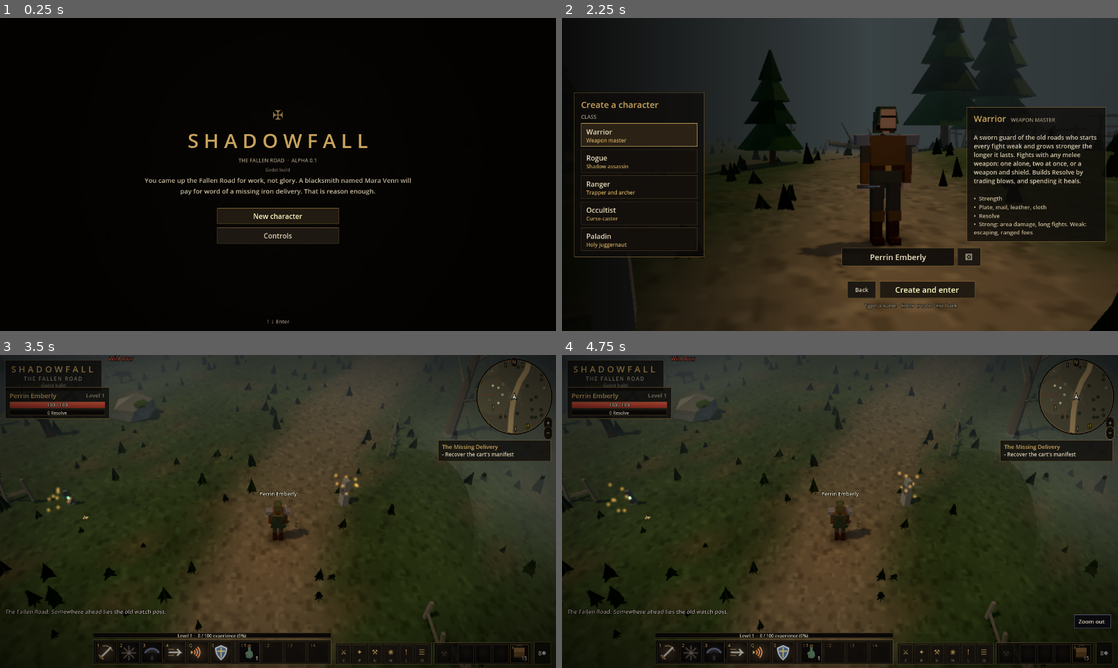
Above: before the commit, frames 1-4 (two rows, left to right).
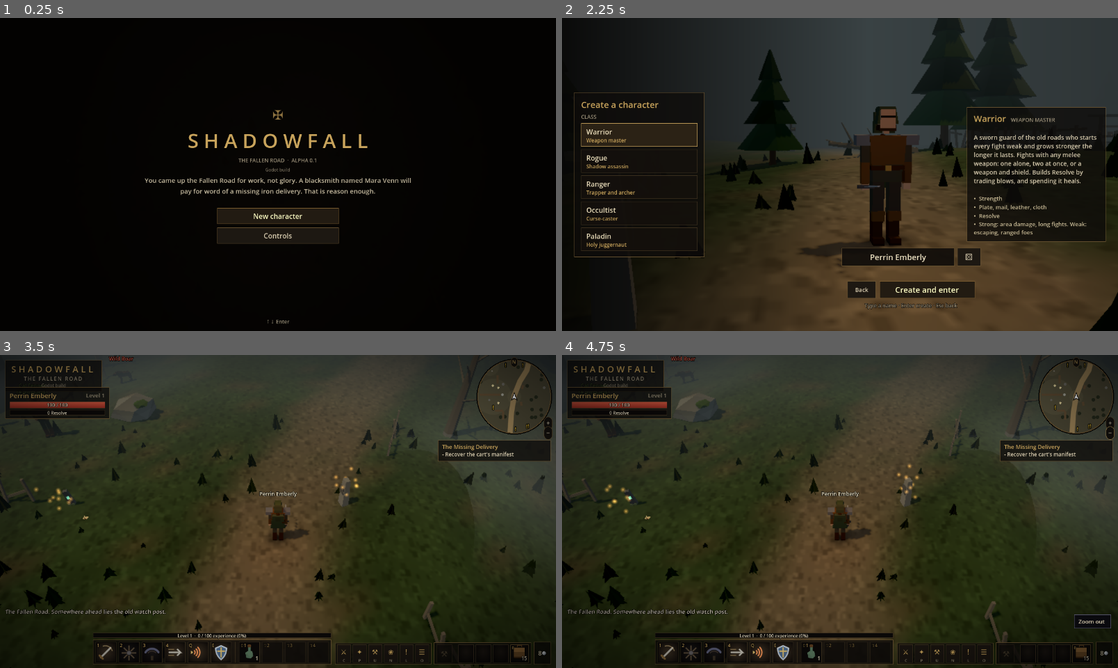
Above: after the commit, the same moments.

Repository: DWEBB-GIT/Shadowfell
Game: Godot game, scene res://game/main.tscn
Two runs of this game, one before a commit and one after it. Both use one fixed random seed, a clock stepped at 60 frames per second and the inputs below.
Inputs:
- Up to frame 1 (0.25 s): no input
- Up to frame 2 (2.25 s): click "New character" at 0.5 s; click "Back" at 1.25 s; click "New character" at 2 s
- Up to frame 3 (3.5 s): click "Create and enter" at 2.75 s
- Up to frame 4 (4.75 s): click "+" at 3.5 s; click "−" at 4.25 s

The runs differ from the first frame. In frame 2, less than 0.1% of the frame differs, in the area x 34-64%, y 40-46%; in frame 3, 0.2%; in frame 4, 0.3%, in the area x 7-74%, y 8-56%.

Commit message:
Godot: loading screen that pre-warms the world, local-only draw distances
Entering the world now shows a loading screen while every sound is
synthesised and every model and effect is drawn once off-screen, so
shaders compile before play. Simulation still covers the whole world;
drawing stays local: grass has a visibility range and lamps fade out
past the fog.

Co-Authored-By: Claude Opus 5.5 (1M context) <noreply@anthropic.com>
Claude-Session: https://claude.ai/code/session_01MbbR6VkiG6e2S88dm6zDdg

Diff:
--- a/game/game.gd
+++ b/game/game.gd
@@ -222,6 +222,66 @@
 	roster.touch(id)
 	hud.set_character(c)
 	start_game(boot_save.status == "ok")
+	load_world()
+
+
+## The warm-up behind the loading screen. The whole world already exists and
+## simulates as one (as a server would for every player); rendering is the
+## local player's view only. This draws everything that view can show once,
+## so shaders are compiled, models loaded, sounds made and portraits painted
+## before the player can move, instead of stalling the first fight.
+func load_world() -> void:
+	hud.show_loading()
+	var tree := get_tree()
+	# the sounds still to make (begun on the title screen)
+	var total := maxi(1, audio.warm.size())
+	while not audio.warm.is_empty():
+		audio.warm_some(25000)
+		hud.loading.show_progress("Gathering sounds…", 0.4 * (1.0 - float(audio.warm.size()) / total))
+		await tree.process_frame
+	# every model and effect drawn once in front of the camera, behind the screen
+	hud.loading.show_progress("Raising the world…", 0.45)
+	var shelf := _model_shelf()
+	fx.prewarm(camera_target)
+	await tree.process_frame
+	await tree.process_frame
+	shelf.queue_free()
+	# target-frame portraits for everyone you can meet
+	var models := {}
+	for e in enemies.list:
+		models[e.cfg.model] = true
+	for n in npcs.list:
+		if n.def.get("model"):
+			models[n.def.model] = true
+	var i := 0
+	for m in models:
+		hud.icons.portrait(m)
+		i += 1
+		if i % 4 == 0:
+			hud.loading.show_progress("Painting faces…", 0.6 + 0.3 * i / models.size())
+			await tree.process_frame
+	hud.loading.show_progress("Lighting the lamps…", 1.0)
+	await tree.process_frame
+	await tree.process_frame
+	hud.hide_loading()
+
+
+## One of every model in assets/models in a grid in front of the camera, so
+## each is loaded and its shaders (and shadow shaders) compiled now.
+func _model_shelf() -> Node3D:
+	var shelf := Node3D.new()
+	shelf.name = "ModelShelf"
+	scene.add_child(shelf)
+	var names: Array = []
+	for f in ResourceLoader.list_directory("res://assets/models/"):
+		if f.ends_with(".glb"):
+			names.append(f.get_basename())
+	var cols := ceili(sqrt(names.size()))
+	for k in names.size():
+		var m := Assets.instance(names[k])
+		m.position = camera_target + Vector3((k % cols - cols / 2.0) * 1.2, 0, (k / cols - cols / 2.0) * 1.2)
+		shelf.add_child(m)
+	return shelf
 
 
 ## Back to character select: the scene is reloaded for a clean slate.
@@ -274,7 +334,6 @@
 	hud.hide_title()
 	started = true
 	_snap_camera()
-	fx.prewarm(player.position)
 	if resumed:
 		hud.log_line("You take up the road again.", "lore")
 	else:
@@ -554,6 +613,8 @@
 		zoom = clampf(zoom + notches * c.zoomStep, c.zoomMin, c.zoomMax)
 	if hud.modal == "title":
 		hud.title.update(dt)
+		return null
+	if hud.modal == "loading":
 		return null
 	if input.consume("Escape") and not hud.close_modal():
 		targeting.clear()
--- a/game/render/tex.gd
+++ b/game/render/tex.gd
@@ -149,4 +149,8 @@
 	l.omni_range = distance
 	l.omni_attenuation = decay
 	l.shadow_enabled = false
+	# lights past the fog cost per-pixel work for nothing: fade them out
+	l.distance_fade_enabled = true
+	l.distance_fade_begin = 40.0
+	l.distance_fade_length = 10.0
 	return l
--- a/game/systems/audio.gd
+++ b/game/systems/audio.gd
@@ -56,7 +56,13 @@
 	if warm.is_empty():
 		set_process(false)
 		return
-	var until := Time.get_ticks_usec() + 4000
+	warm_some(4000)
+
+
+## makes sounds from the warm list for about `budget` microseconds (the
+## loading screen gives it more)
+func warm_some(budget: int) -> void:
+	var until := Time.get_ticks_usec() + budget
 	warming = true
 	while not warm.is_empty() and Time.get_ticks_usec() < until:
 		warm.pop_front().call()
--- a/game/ui/hud.gd
+++ b/game/ui/hud.gd
@@ -49,6 +49,7 @@
 var minimap: Minimap
 var labels: WorldLabels
 var title: TitleScreen
+var loading: LoadingScreen
 
 var root: Control
 var title_area: PanelContainer
@@ -285,6 +286,8 @@
 	title = TitleScreen.new(game)
 	root.add_child(title)
 	title.visible = false
+	loading = LoadingScreen.new()
+	root.add_child(loading)
 
 
 func _radial(inner: Color, outer: Color, from: float) -> TextureRect:
@@ -544,9 +547,21 @@
 	refresh_objective()
 
 
+## the loading screen over the world while Game.load_world() warms it up
+func show_loading() -> void:
+	modal = "loading"
+	loading.open()
+
+
+func hide_loading() -> void:
+	if modal == "loading":
+		modal = null
+	loading.close()
+
+
 func _set_world_ui(on: bool) -> void:
 	for c in root.get_children():
-		if c != title:
+		if c != title and c != loading:
 			c.visible = on
 	if on:
 		for c in [death, document, backdrop, levelup, sign_card, quick_bind_banner, prompt, mute]:
@@ -624,7 +639,7 @@
 ## and the item windows do not.
 var blocks_gameplay: bool:
 	get:
-		return modal == "title" or modal == "document"
+		return modal == "title" or modal == "document" or modal == "loading"
 
 ## any of the item, quest or dialogue windows
 var any_window_open: bool:
@@ -706,7 +721,7 @@
 
 ## Escape / B closes whatever is open. The death screen only closes by respawning.
 func close_modal(force := false) -> bool:
-	if modal == "title" or (modal == "death" and not force):
+	if modal == "title" or modal == "loading" or (modal == "death" and not force):
 		return false
 	if keybind_ui.quick:
 		keybind_ui.set_quick(false)
--- /dev/null
+++ b/game/ui/loading_ui.gd
@@ -0,0 +1,79 @@
+class_name LoadingScreen
+extends Control
+## The loading screen between character select and the world (style.css
+## #loading: dark, quiet, "Lighting the lamps..."), with a bar for each
+## stage of the warm-up in Game.load_world(). It covers the screen while the
+## world is drawn once behind it, so nothing stalls once you can move.
+
+var title_label: Label
+var stage: Label
+var bar: Dictionary
+var fade := 0.0 ## counts down while fading out
+
+
+func _init() -> void:
+	name = "Loading"
+	set_anchors_preset(Control.PRESET_FULL_RECT)
+	mouse_filter = Control.MOUSE_FILTER_STOP # nothing reaches the world underneath
+	var bg := ColorRect.new()
+	bg.color = Color("0d0b09")
+	bg.set_anchors_preset(Control.PRESET_FULL_RECT)
+	bg.mouse_filter = Control.MOUSE_FILTER_IGNORE
+	add_child(bg)
+	var centre := CenterContainer.new()
+	centre.set_anchors_preset(Control.PRESET_FULL_RECT)
+	centre.mouse_filter = Control.MOUSE_FILTER_IGNORE
+	add_child(centre)
+	var v := UI.vbox(centre, 14)
+	v.custom_minimum_size = Vector2(360, 0)
+	title_label = UI.label(v, "SHADOWFALL", 34, UI.GOLD)
+	var f := FontVariation.new()
+	f.base_font = UI.font
+	f.spacing_glyph = 10
+	title_label.add_theme_font_override("font", f)
+	title_label.horizontal_alignment = HORIZONTAL_ALIGNMENT_CENTER
+	stage = UI.label(v, "Lighting the lamps…", 14, UI.TEXT_DIM)
+	stage.horizontal_alignment = HORIZONTAL_ALIGNMENT_CENTER
+	var track := Panel.new()
+	track.custom_minimum_size = Vector2(360, 10)
+	track.add_theme_stylebox_override("panel", UI.box(Color("0b0908"), UI.BORDER_DIM, 0))
+	track.mouse_filter = Control.MOUSE_FILTER_IGNORE
+	v.add_child(track)
+	var fill := ColorRect.new()
+	fill.color = UI.GOLD.darkened(0.25)
+	fill.set_anchors_preset(Control.PRESET_FULL_RECT)
+	fill.offset_left = 1
+	fill.offset_top = 1
+	fill.offset_bottom = -1
+	fill.anchor_right = 0
+	fill.mouse_filter = Control.MOUSE_FILTER_IGNORE
+	track.add_child(fill)
+	bar = {"track": track, "fill": fill}
+	visible = false
+
+
+func open() -> void:
+	fade = 0.0
+	modulate.a = 1.0
+	visible = true
+	show_progress("Lighting the lamps…", 0.0)
+
+
+## `what` the warm-up is doing, and how far through it is (0..1)
+func show_progress(what: String, k: float) -> void:
+	stage.text = what
+	bar.fill.anchor_right = clampf(k, 0, 1)
+	bar.fill.offset_right = 0
+
+
+func close() -> void:
+	fade = 0.4
+
+
+func _process(dt: float) -> void:
+	if fade <= 0:
+		return
+	fade -= dt
+	modulate.a = clampf(fade / 0.4, 0, 1)
+	if fade <= 0:
+		visible = false
--- a/game/world/world.gd
+++ b/game/world/world.gd
@@ -527,6 +527,10 @@
 		mmi.material_override = mat
 		mmi.cast_shadow = GeometryInstance3D.SHADOW_CASTING_SETTING_OFF
 		mmi.name = "GroundCover"
+		# grass is only worth drawing near the player: cells past the fog go
+		# (visibility ranges are per instance, so they cull per local camera)
+		mmi.visibility_range_end = 36.0
+		mmi.visibility_range_end_margin = 4.0
 		group.add_child(mmi)
 
 
Not shown, added: game/ui/loading_ui.gd.uid
Not shown, changed: docs/godot.md
